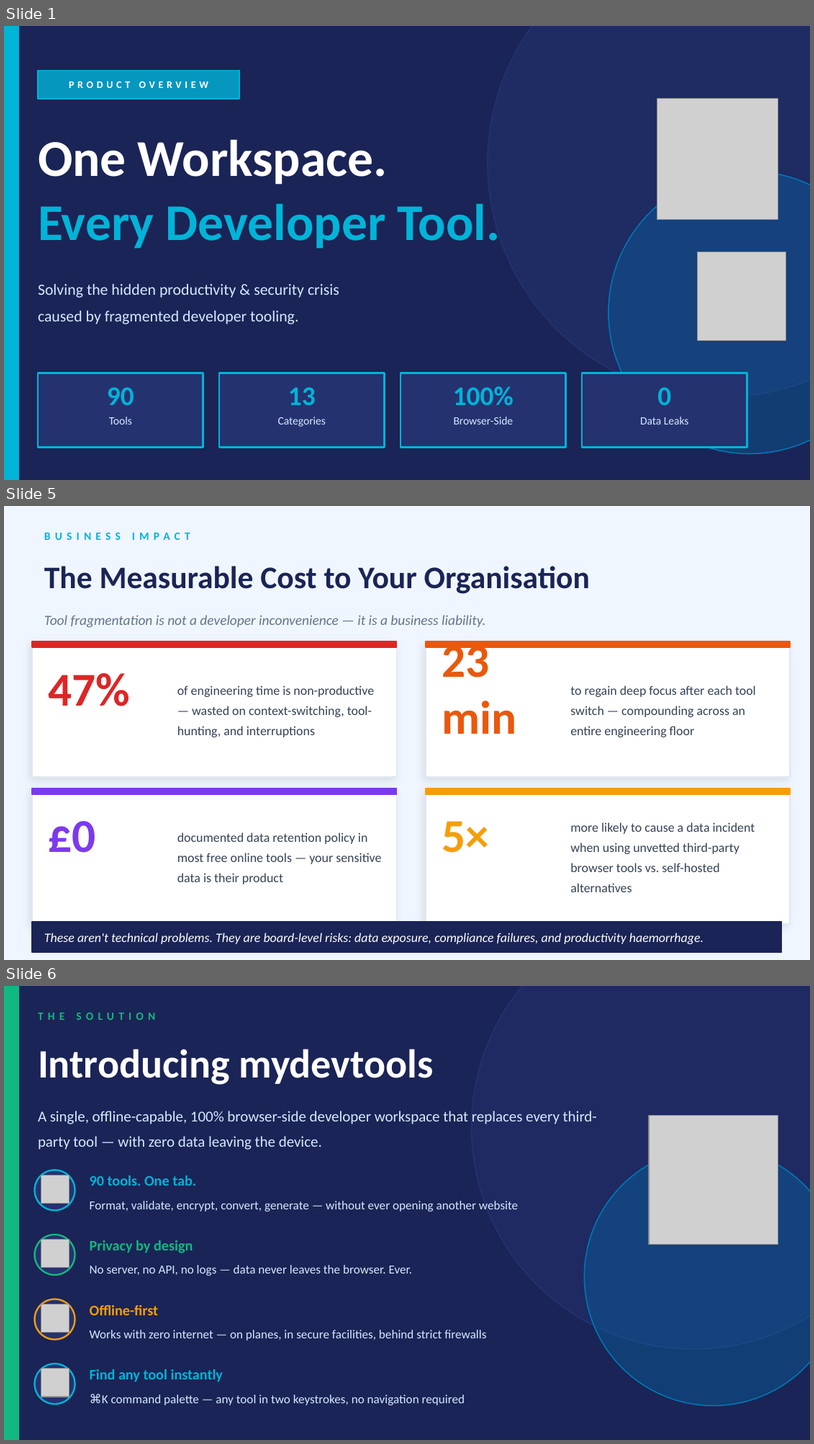
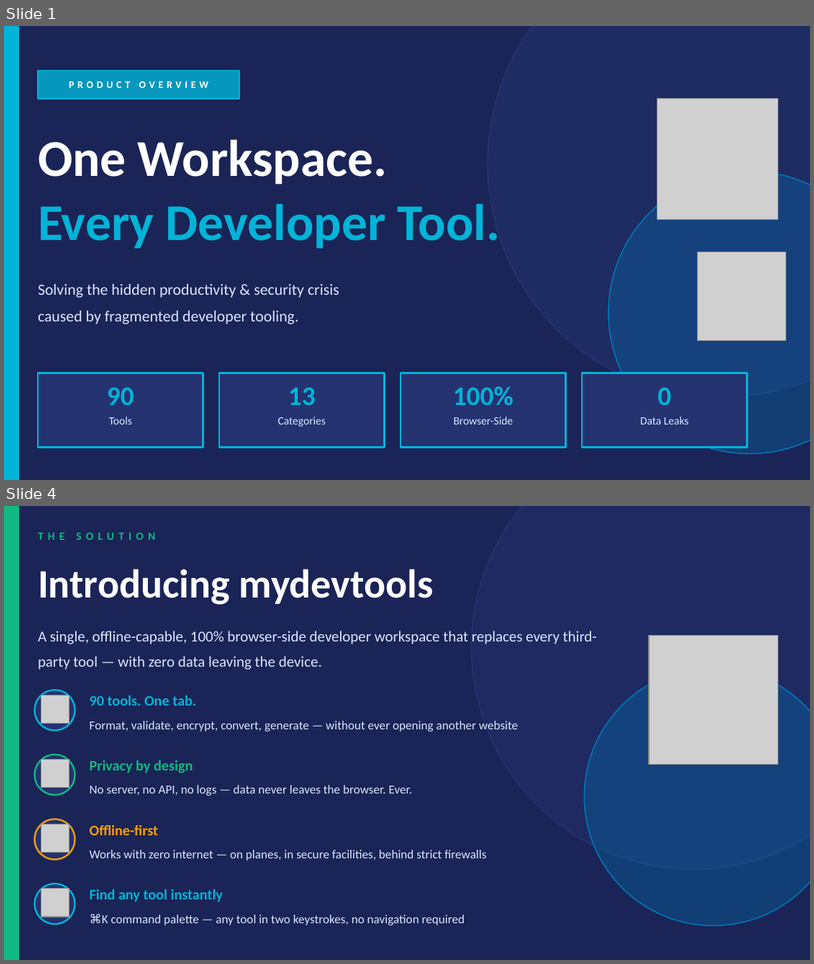
Before and after one commit to rameshbgm/mydevtools, a slide deck: mydevtools_SLT_Presentation_v2.pptx. Shown one above the other, each under a label of ours: slides 1, 5 and 6 before the commit, slides 1 and 4 after it; the slides between them are not shown. The pictures are 814x1444 and 814x964 pixels, drawn with LibreOffice and Linux fonts; fonts in the diff are those of the drawing; grey boxes stand for pictures. Boxes give left, top, right and bottom in pixels: in the first picture for what was removed or moved away, otherwise in the second. Text is boxed around its words. In the diff, an @@ line names an element or a change of style, - is before the commit and + after.

```diff
--- a/mydevtools_SLT_Presentation_v2.pptx
+++ b/mydevtools_SLT_Presentation_v2.pptx
@@ slide 5 removed at (x1=4, y1=506, x2=810, y2=960), background #F0F6FF @@
@@ text removed at (x1=44, y1=532, x2=121, y2=540) @@
-BUSINESS IMPACT
@@ text removed at (x1=44, y1=566, x2=590, y2=594) @@
-The Measurable Cost to Your Organisation
@@ text removed at (x1=44, y1=615, x2=486, y2=628) @@
-Tool fragmentation is not a developer inconvenience — it is a business liability.
@@ rectangle removed at (x1=32, y1=641, x2=396, y2=777) @@
@@ rectangle removed at (x1=32, y1=641, x2=396, y2=647) @@
@@ rectangle removed at (x1=426, y1=641, x2=790, y2=777) @@
@@ rectangle removed at (x1=426, y1=641, x2=790, y2=647) @@
@@ text removed at (x1=442, y1=641, x2=517, y2=734) @@
-23 min
@@ text removed at (x1=49, y1=673, x2=131, y2=706) @@
-47%
@@ text removed at (x1=178, y1=685, x2=374, y2=737) @@
-of engineering time is non-productive — wasted on context-switching, tool-hunting, and interruptions
@@ text removed at (x1=571, y1=685, x2=756, y2=737) @@
-to regain deep focus after each tool switch — compounding across an entire engineering floor
@@ rectangle removed at (x1=32, y1=788, x2=396, y2=924) @@
@@ rectangle removed at (x1=32, y1=788, x2=396, y2=794) @@
@@ rectangle removed at (x1=426, y1=788, x2=790, y2=924) @@
@@ rectangle removed at (x1=426, y1=788, x2=790, y2=794) @@
@@ text removed at (x1=49, y1=821, x2=96, y2=852) @@
-£0
@@ text removed at (x1=442, y1=821, x2=489, y2=852) @@
-5×
@@ text removed at (x1=571, y1=822, x2=756, y2=892) @@
-more likely to cause a data incident when using unvetted third-party browser tools vs. self-hosted alternatives
@@ text removed at (x1=178, y1=832, x2=381, y2=884) @@
-documented data retention policy in most free online tools — your sensitive data is their product
@@ rectangle removed at (x1=32, y1=921, x2=782, y2=952) @@
@@ text removed at (x1=44, y1=932, x2=704, y2=944) @@
-These aren't technical problems. They are board-level risks: data exposure, compliance failures, and productivity haemorrhage.
@@ what was slide 6 is now slide 4 @@
```
Also in this commit, not shown: 2 slides changed, 2 other slides removed.
